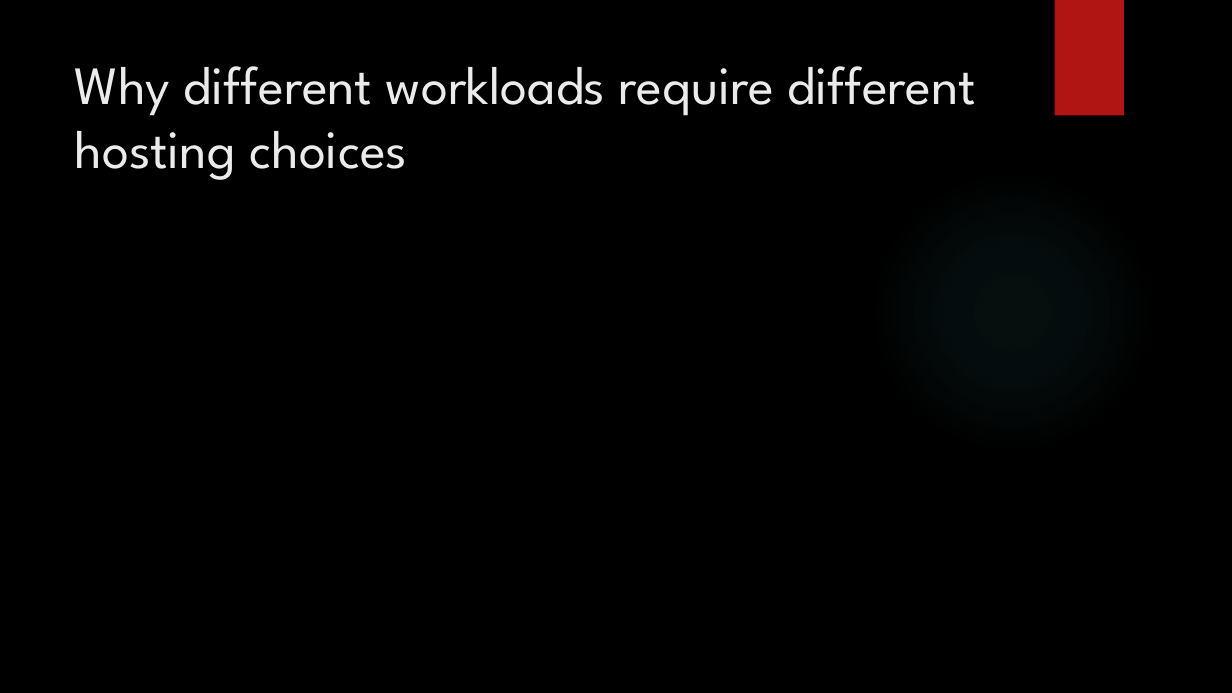
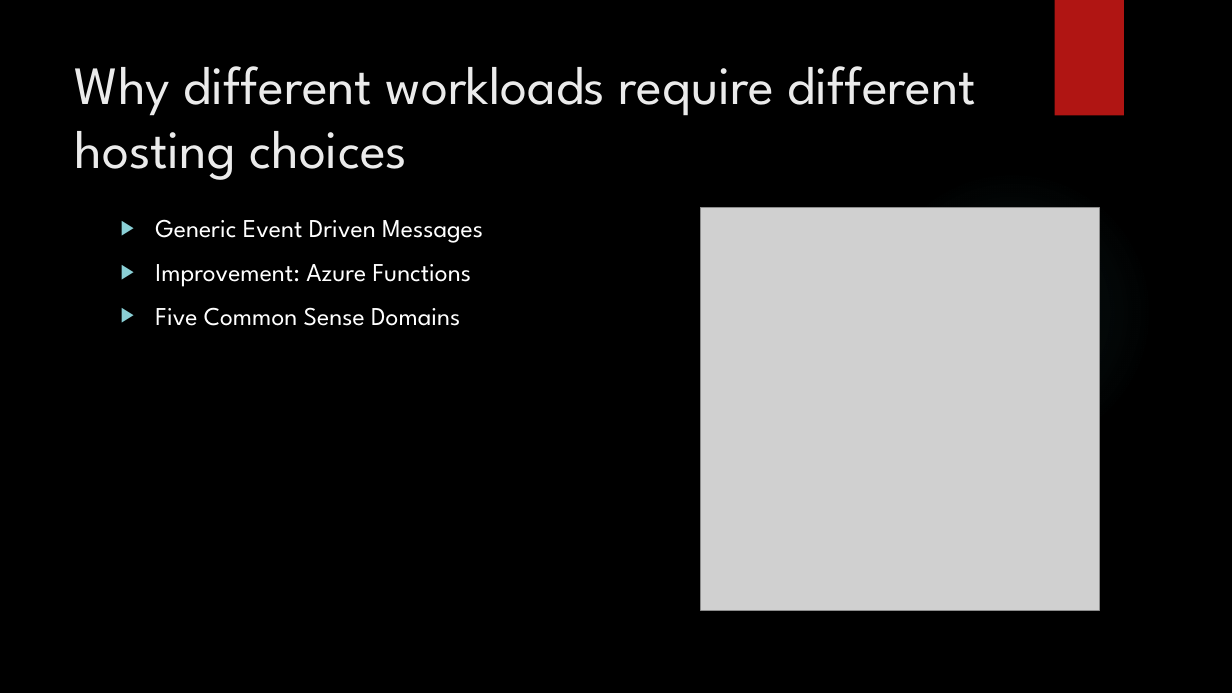
Before and after one commit to han00163/CST8912-MidTerm-Group-Project, a slide deck: slide 4 of CST8912_011_Presentation1_Group3.pptx. Drawn at 1232x693 pixels with LibreOffice and Linux fonts; fonts in the diff are those of the drawing; grey boxes stand for pictures; background and template pictures are left out. Boxes give left, top, right and bottom in pixels: in the first picture for what was removed or moved away, otherwise in the second. Text is boxed around its words. In the diff, an @@ line names an element or a change of style, - is before the commit and + after.

```diff
--- a/CST8912_011_Presentation1_Group3.pptx
+++ b/CST8912_011_Presentation1_Group3.pptx
@@ picture added at (701, 208, 1100, 611) @@
@@ text added at (155, 219, 483, 326), 20 pt, text #FFFFFF @@
+▶ Generic Event Driven Messages
+▶ Improvement: Azure Functions
+▶ Five Common Sense Domains
```
Also in this commit, not shown: 3 other slides changed, 5 slides added, 1 slide removed.
